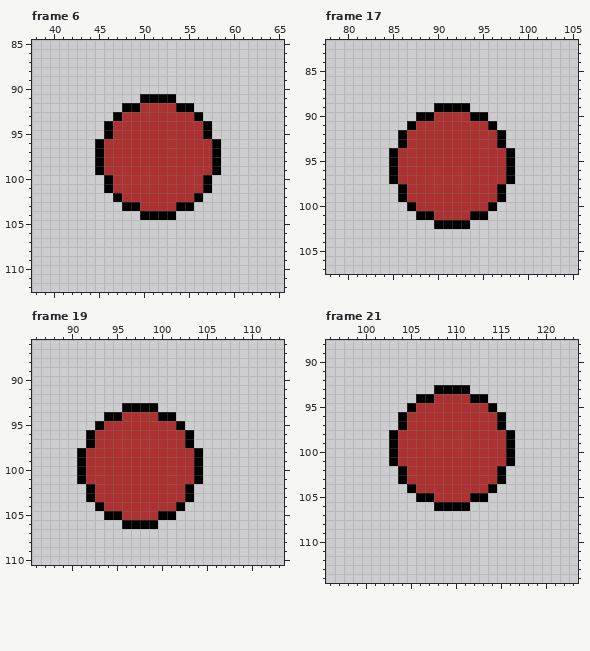
Pixel-art file: Aseprite/Ball animation.aseprite. Above: the version before the commit.
128x128 pixels, 25 frames. Shown: frame 6: x 38..65, y 85..112; frame 17: x 78..105, y 82..107; frame 19: x 86..113, y 86..110; frame 21: x 96..123, y 88..114. The commit also changed other frames, which this record leaves out.
The result:
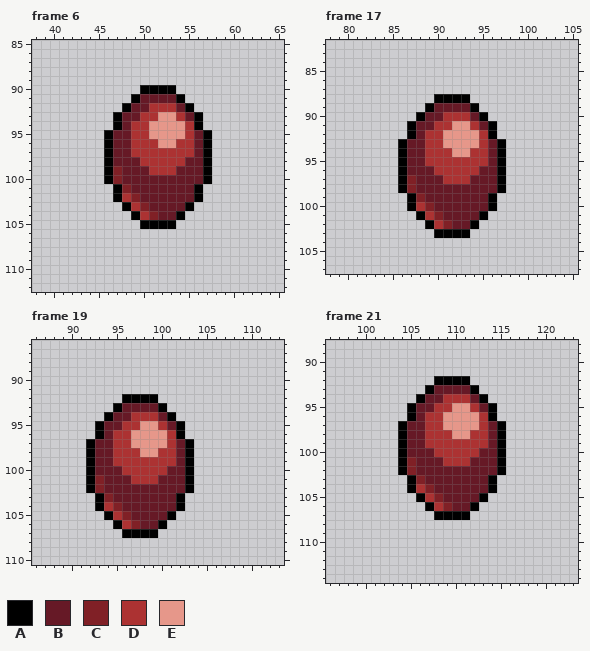
Palette (. is transparent): A #000000  B #661926  C #802026  D #ac3232  E #e6978a
The author wrote: Ball animation shadow and movement improve
Edits made:
Changed rows in their new state; - is an unchanged pixel.
Frame 6:
first column x 45:
 90 -----AAAA-----
 91 ----ABBBBA----
 92 ----BB---B----
 93 ---BB--EE-B---
 94 -.AB--EEEE-A.-
 95 --BB--EEEE-B--
 96 .ABB---EE--BA.
 97 .ABB-------BA.
 98 .ABBB-----BBA.
 99 .ACBBB---BBBA.
100 --CBBBBBBBBB--
101 -.ACBBBBBBBA.-
102 ----CBBBBBB---
103 ----DCBBBB----
104 ----ADCBBA----
105 -----AAAA-----
Frame 17:
first column x 85:
 88 -----AAAA-----
 89 ----ABBBBA----
 90 ----BB---B----
 91 ---BB--EE-B---
 92 -.AB--EEEE-A.-
 93 --BB--EEEE-B--
 94 .ABB---EE--BA.
 95 .ABB-------BA.
 96 .ABBB-----BBA.
 97 .ACBBB---BBBA.
 98 --CBBBBBBBBB--
 99 -.ACBBBBBBBA.-
100 ----CBBBBBB---
101 ----DCBBBB----
102 ----ADCBBA----
103 -----AAAA-----
Frame 19:
first column x 91:
 92 -----AAAA-----
 93 ----ABBBBA----
 94 ----BB---B----
 95 ---BB--EE-B---
 96 -.AB--EEEE-A.-
 97 --BB--EEEE-B--
 98 .ABB---EE--BA.
 99 .ABB-------BA.
100 .ABBB-----BBA.
101 .ACBBB---BBBA.
102 --CBBBBBBBBB--
103 -.ACBBBBBBBA.-
104 ----CBBBBBB---
105 ----DCBBBB----
106 ----ADCBBA----
107 -----AAAA-----
Frame 21:
first column x 103:
 92 -----AAAA-----
 93 ----ABBBBA----
 94 ----BB---B----
 95 ---BB--EE-B---
 96 -.AB--EEEE-A.-
 97 --BB--EEEE-B--
 98 .ABB---EE--BA.
 99 .ABB-------BA.
100 .ABBB-----BBA.
101 .ACBBB---BBBA.
102 --CBBBBBBBBB--
103 -.ACBBBBBBBA.-
104 ----CBBBBBB---
105 ----DCBBBB----
106 ----ADCBBA----
107 -----AAAA-----
